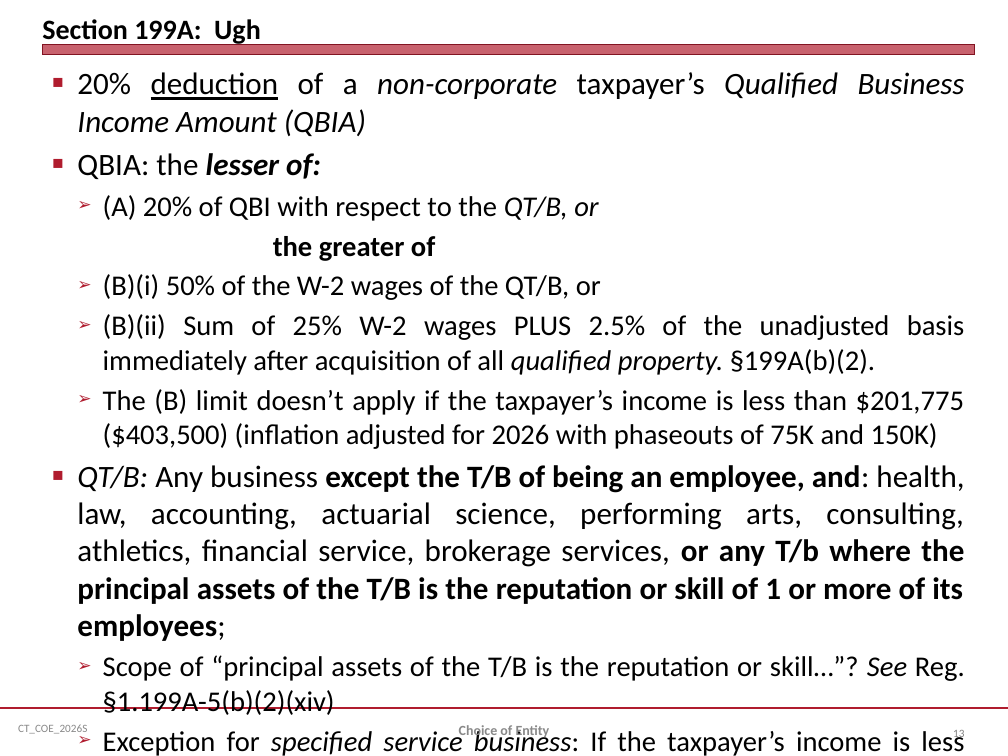
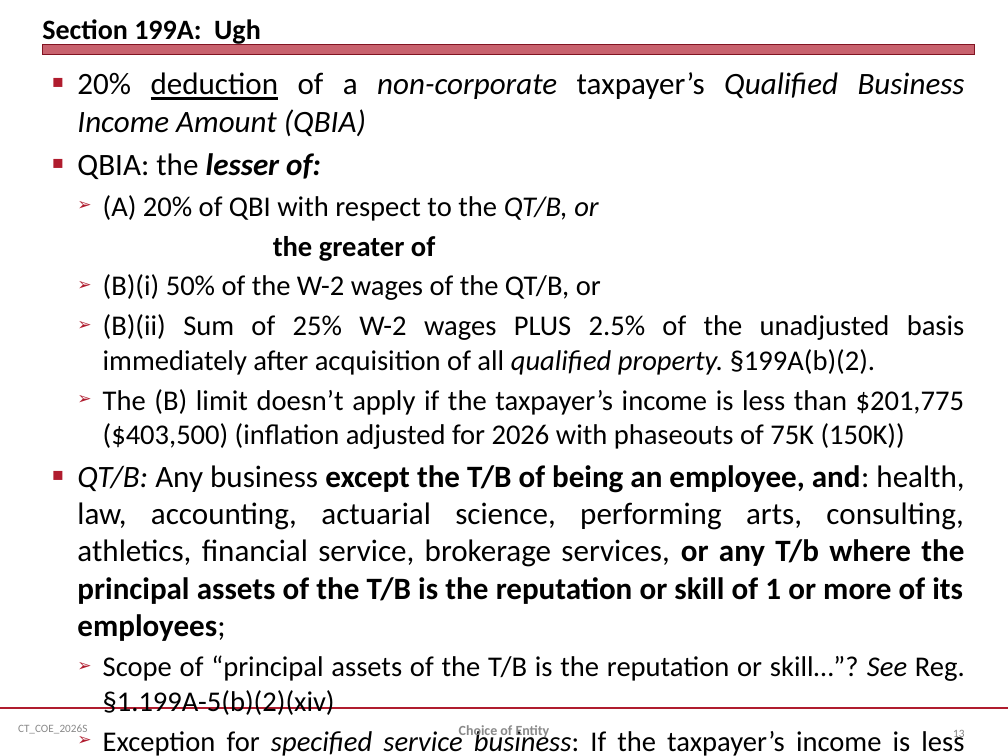
Before and after one commit to jmc877/Corporate-Tax, a slide deck: slide 13 of slides/CT_COE_2026S.pptx. Drawn at 1008x756 pixels with LibreOffice and Linux fonts; fonts in the diff are those of the drawing. Boxes give left, top, right and bottom in pixels: in the first picture for what was removed or moved away, otherwise in the second. Text is boxed around its words. In the diff, an @@ line names an element or a change of style, - is before the commit and + after.

```diff
--- a/slides/CT_COE_2026S.pptx
+++ b/slides/CT_COE_2026S.pptx
@@ text at <box>103,389,964,449</box>: text changed @@
-  ➢ The (B) limit doesn’t apply if the taxpayer’s income is less than $201,775 ($403,500) (inflation adjusted for 2026 with phaseouts of 75K and 150K)
+  ➢ The (B) limit doesn’t apply if the taxpayer’s income is less than $201,775 ($403,500) (inflation adjusted for 2026 with phaseouts of 75K (150K))
```
Also in this commit, not shown: 2 other files.
